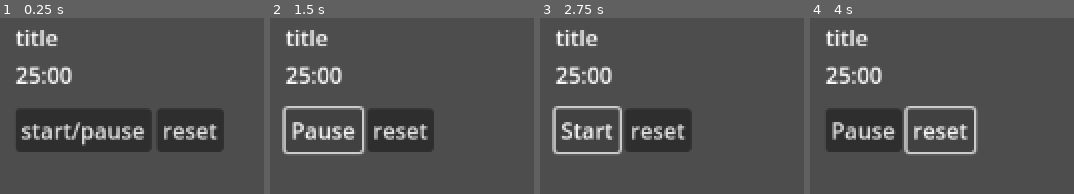
Above: before the commit, frames 1-4 (left to right).
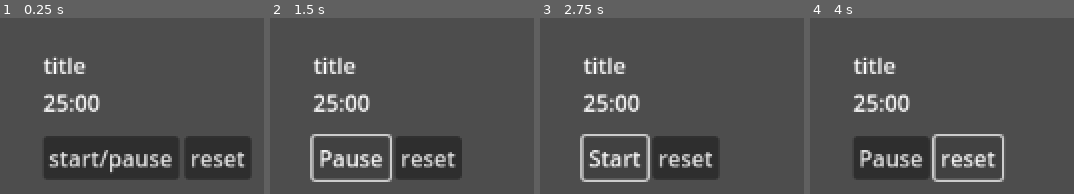
Above: after the commit, the same moments.

Repository: misbah-ullah01/gomodoro
Game: Godot game, scene res://scenes/main/MainUI.tscn
Two runs of this game, one before a commit and one after it. Both use one fixed random seed, a clock stepped at 60 frames per second and the inputs below.
Inputs:
- Up to frame 1 (0.25 s): no input
- Up to frame 2 (1.5 s): tap Enter at 0.5 s; click "start/pause" at 1.25 s
- Up to frame 3 (2.75 s): click "Pause" at 2 s
- Up to frame 4 (4 s): click "Start" at 2.75 s; click "reset" at 3.5 s

The runs differ from the first frame. In frame 1, 28% of the frame differs, in the area x 6-95%, y 6-93%; in frame 2, 17%; in frame 3, 17%; in frame 4, 18%.

Commit message:
Updated padding for margin container in MainUI to 60 from all sides

Diff:
--- a/scenes/main/MainUI.tscn
+++ b/scenes/main/MainUI.tscn
@@ -18,10 +18,10 @@
 anchor_bottom = 1.0
 grow_horizontal = 2
 grow_vertical = 2
-theme_override_constants/margin_left = 40
-theme_override_constants/margin_top = 40
-theme_override_constants/margin_right = 40
-theme_override_constants/margin_bottom = 40
+theme_override_constants/margin_left = 60
+theme_override_constants/margin_top = 60
+theme_override_constants/margin_right = 60
+theme_override_constants/margin_bottom = 60
 metadata/_edit_use_anchors_ = true
 
 [node name="VBoxContainer" type="VBoxContainer" parent="MarginContainer"]
